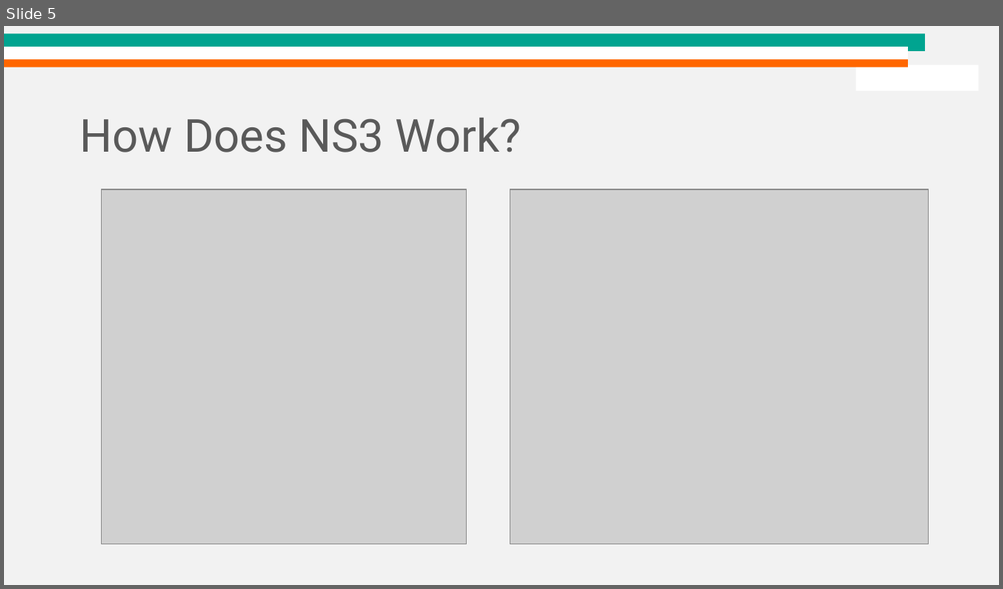
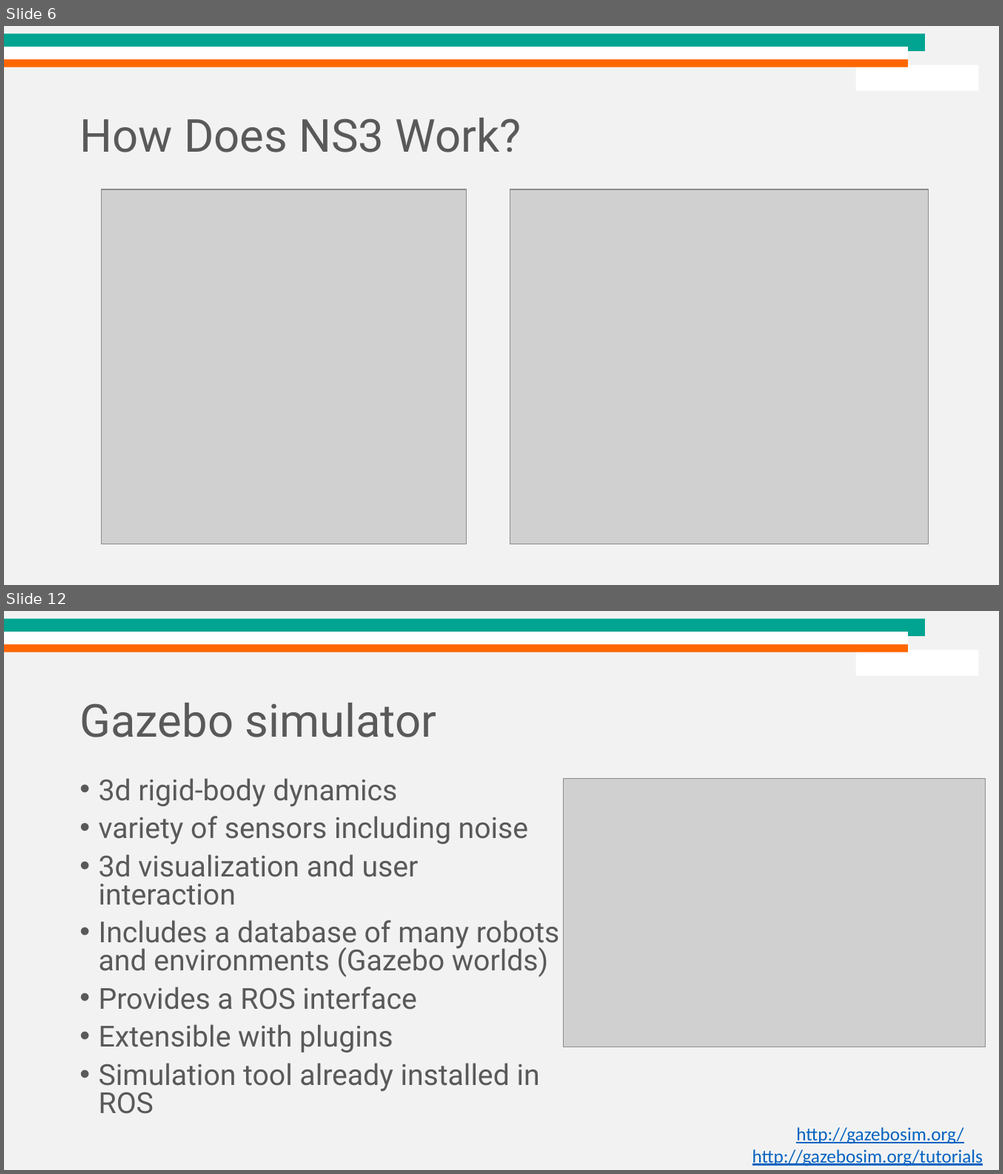
Before and after one commit to dream-lab/acm-school-iot-2021, a slide deck: IoT Simulators.pptx. Shown one above the other, each under a label of ours: slide 5 before the commit, slides 6 and 12 after it; the slides between them are not shown. The pictures are 1003x589 and 1003x1174 pixels, drawn with LibreOffice and Linux fonts; fonts in the diff are those of the drawing; grey boxes stand for pictures; background and template pictures are left out. Boxes give left, top, right and bottom in pixels: in the first picture for what was removed or moved away, otherwise in the second. Text is boxed around its words. In the diff, an @@ line names an element or a change of style, - is before the commit and + after.

```diff
--- a/IoT Simulators.pptx
+++ b/IoT Simulators.pptx
@@ slide 12 added at [4, 611, 999, 1170], background #F2F2F2; not listed: 4 template elements that a slide beside it also shows @@
@@ title added at [79, 703, 436, 738], 44 pt, text #595959 @@
+Gazebo simulator
@@ text added at [99, 778, 560, 1114], 28 pt, text #595959 @@
+• 3d rigid-body dynamics
+• variety of sensors including noise
+• 3d visualization and user interaction
+• Includes a database of many robots and environments (Gazebo worlds)
+• Provides a ROS interface
+• Extensible with plugins
+• Simulation tool already installed in ROS
@@ picture added at [563, 779, 986, 1048] @@
@@ text added at [796, 1128, 963, 1145], 18 pt, text #0563C1, underline @@
+http://gazebosim.org/
@@ text added at [752, 1150, 982, 1167], 18 pt, text #0563C1, underline @@
+http://gazebosim.org/tutorials
@@ what was slide 5 is now slide 6 @@
```
Also in this commit, not shown: 4 slides changed, 6 other slides added, 7 slides removed, 4 other files.
